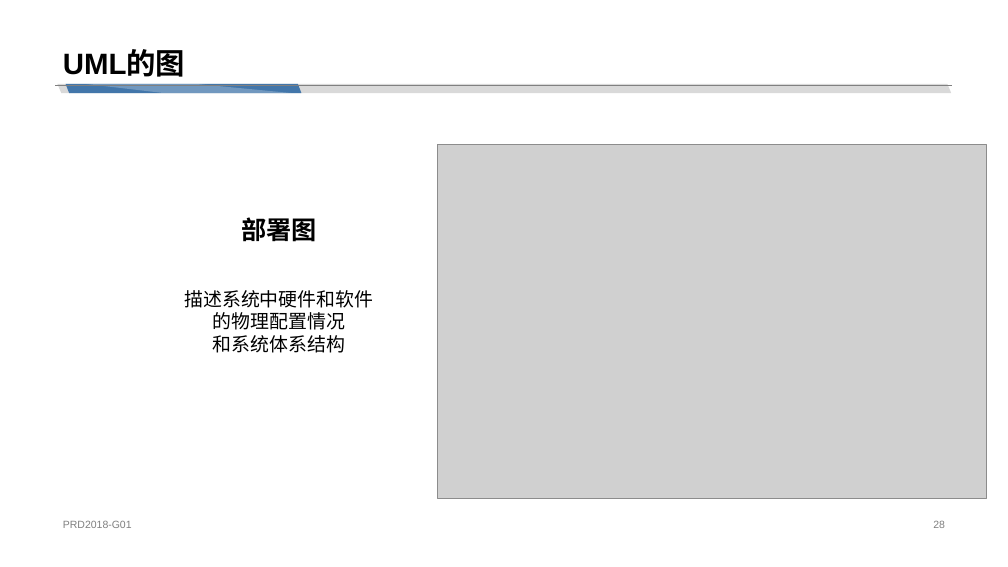
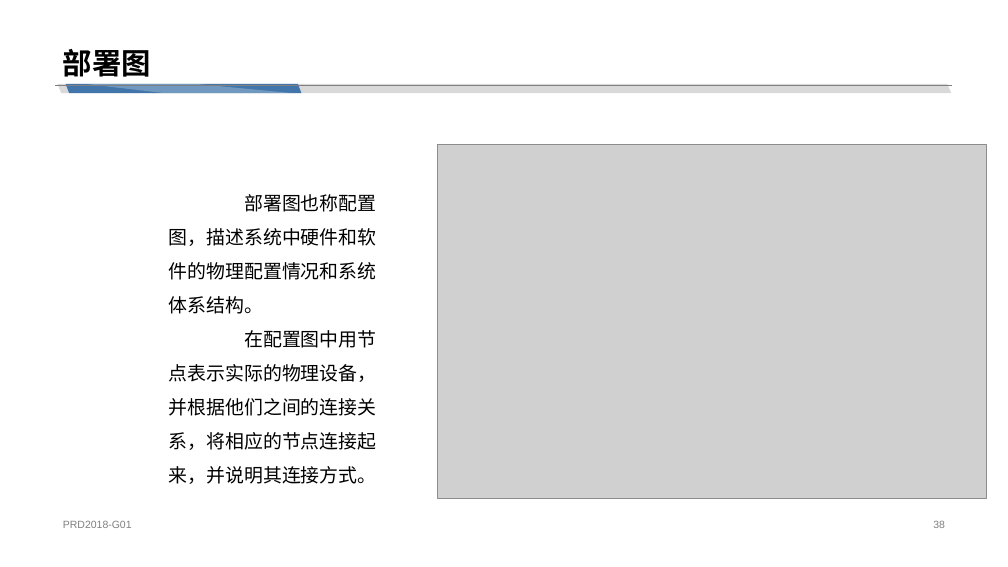
Before and after one commit to cchello/PRD2018-G01, a slide deck: slide 38 of 非受控文档/陈铉文/UML概述.pptx (slide 28 before the commit). Drawn at 1008x567 pixels with LibreOffice and Linux fonts; fonts in the diff are those of the drawing; grey boxes stand for pictures. Boxes give left, top, right and bottom in pixels: in the first picture for what was removed or moved away, otherwise in the second. Text is boxed around its words. In the diff, an @@ line names an element or a change of style, - is before the commit and + after.

```diff
--- a/非受控文档/陈铉文/UML概述.pptx
+++ b/非受控文档/陈铉文/UML概述.pptx
@@ title at (63, 49, 151, 77): text changed @@
-UML的图
+部署图
@@ text at (169, 194, 377, 484): text changed @@
-描述系统中硬件和软件
-的物理配置情况
-和系统体系结构
+部署图也称配置图，描述系统中硬件和软件的物理配置情况和系统体系结构。
+在配置图中用节点表示实际的物理设备，并根据他们之间的连接关系，将相应的节点连接起来，并说明其连接方式。
@@ text removed at (241, 214, 317, 247) @@
-部署图
```
Also in this commit, not shown: 16 other slides changed, 12 slides added.
